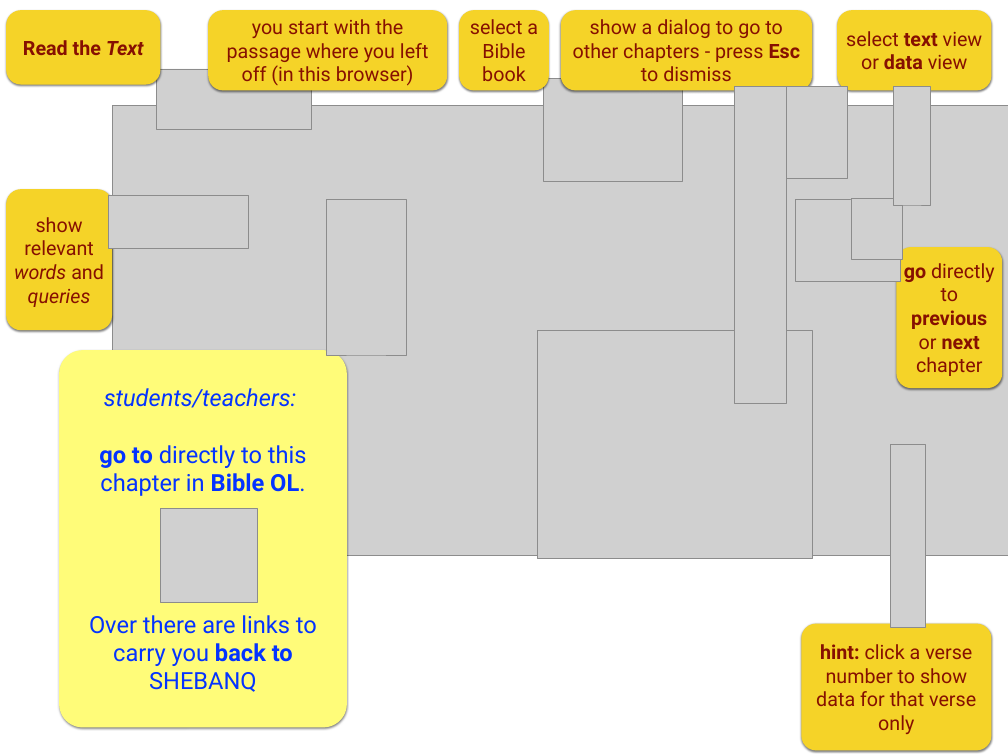
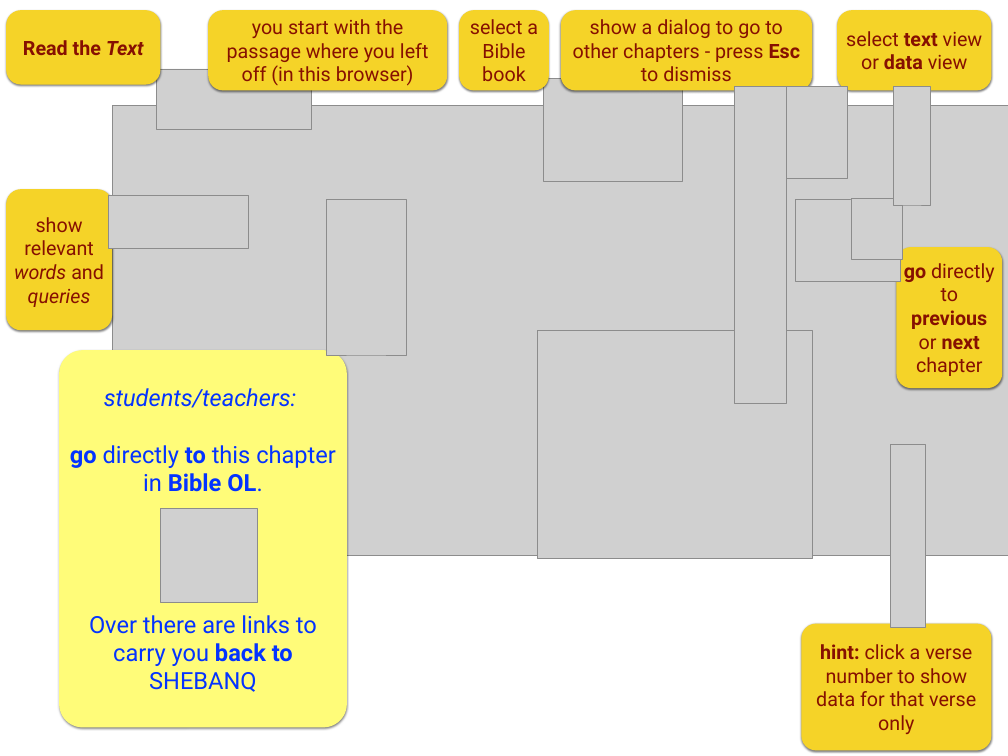
Before and after one commit to ETCBC/shebanq, a slide deck: slide 3 of static/docs/help.pptx. Drawn at 1008x756 pixels with LibreOffice and Linux fonts; fonts in the diff are those of the drawing; grey boxes stand for pictures. Boxes give left, top, right and bottom in pixels: in the first picture for what was removed or moved away, otherwise in the second. Text is boxed around its words. In the diff, an @@ line names an element or a change of style, - is before the commit and + after.

```diff
--- a/static/docs/help.pptx
+++ b/static/docs/help.pptx
@@ text in rounded rectangle at <box>70,445,336,492</box>: text changed @@
-go to directly to this chapter in Bible OL.
+go directly to this chapter in Bible OL.
```
Also in this commit, not shown: 2 other slides changed, 6 other files.
